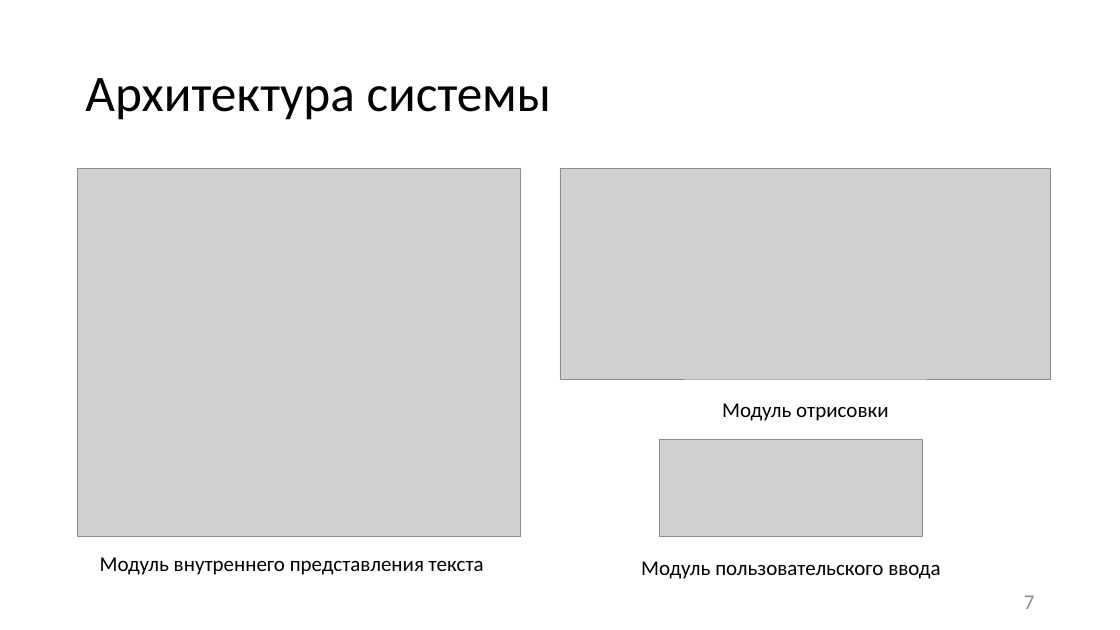
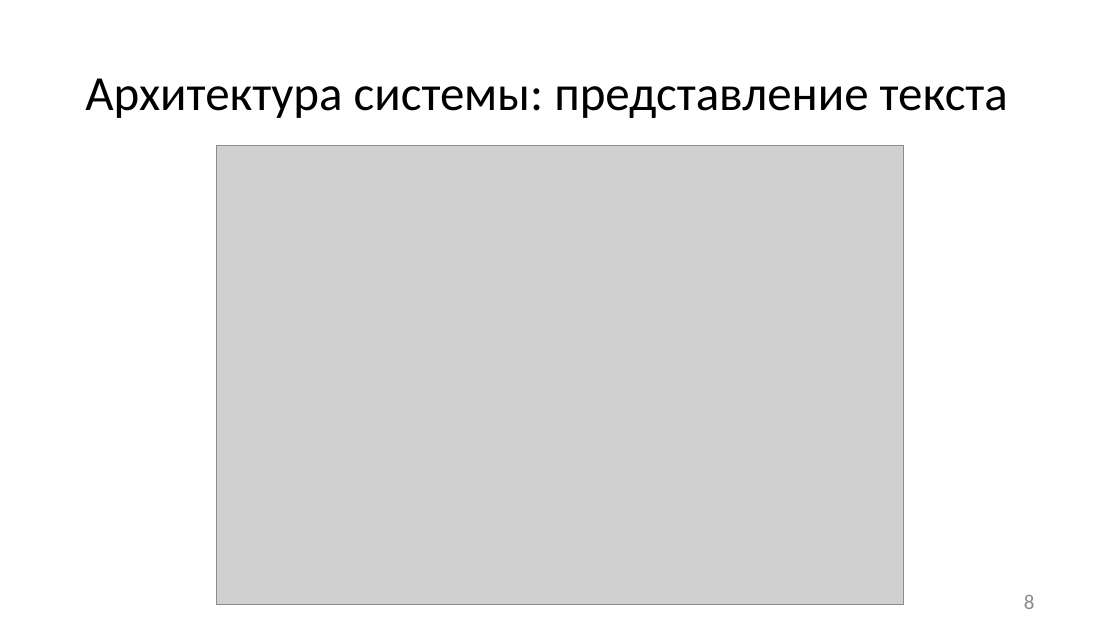
Before and after one commit to kutselabskii/diploma, a slide deck: slide 8 of Презентация.pptx (slide 7 before the commit). Drawn at 1120x630 pixels with LibreOffice and Linux fonts; fonts in the diff are those of the drawing; grey boxes stand for pictures. Boxes give left, top, right and bottom in pixels: in the first picture for what was removed or moved away, otherwise in the second. Text is boxed around its words. In the diff, an @@ line names an element or a change of style, - is before the commit and + after.

```diff
--- a/Презентация.pptx
+++ b/Презентация.pptx
@@ title at <box>85,78,1008,118</box>: text changed; size 44 to 42 pt @@
-Архитектура системы
+Архитектура системы: представление текста
@@ picture added at <box>217,146,903,605</box> @@
@@ picture removed at <box>77,168,521,537</box> @@
@@ picture removed at <box>560,168,1051,379</box> @@
@@ text removed at <box>722,403,888,421</box> @@
-Модуль отрисовки
@@ picture removed at <box>660,439,923,537</box> @@
@@ text removed at <box>100,557,484,575</box> @@
-Модуль внутреннего представления текста
@@ text removed at <box>641,561,940,579</box> @@
-Модуль пользовательского ввода
@@ page number at <box>1024,595,1035,609</box>: text changed @@
-7
+8
```
Also in this commit, not shown: 2 other slides changed, 2 slides added, 10 other files.
